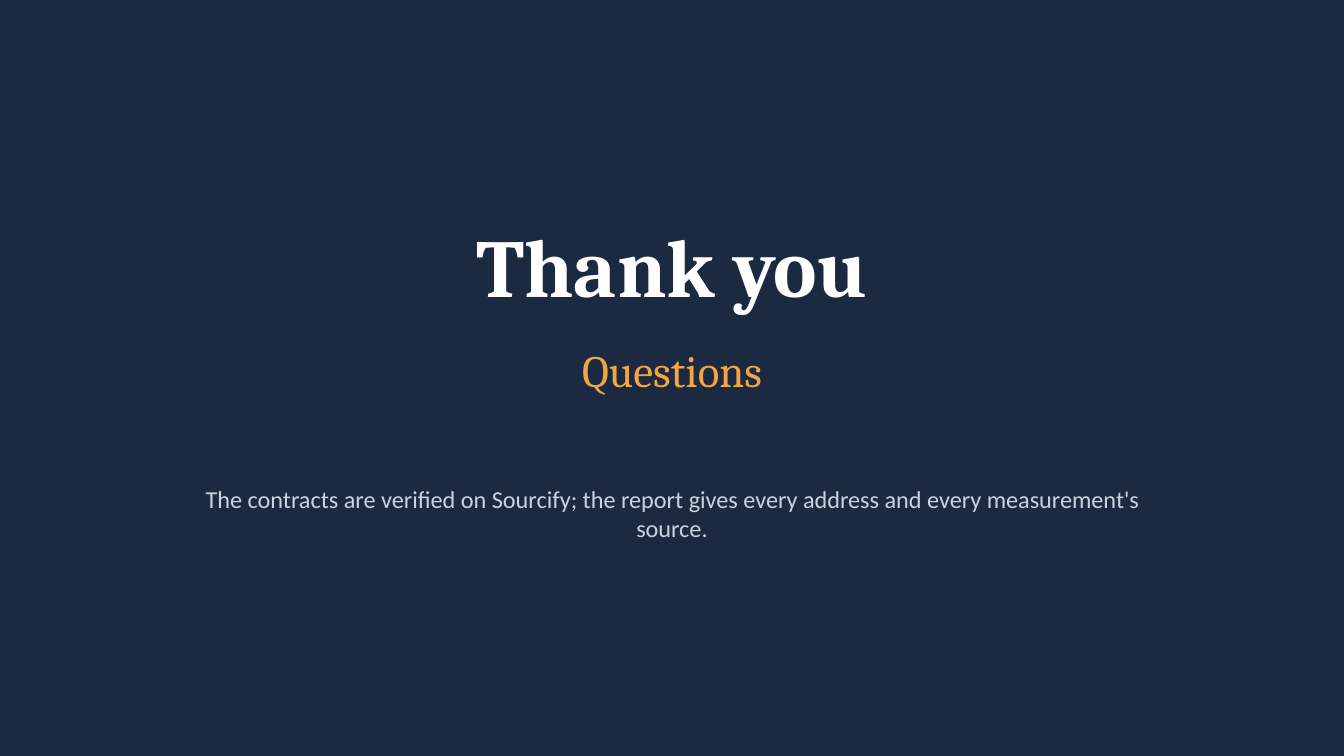
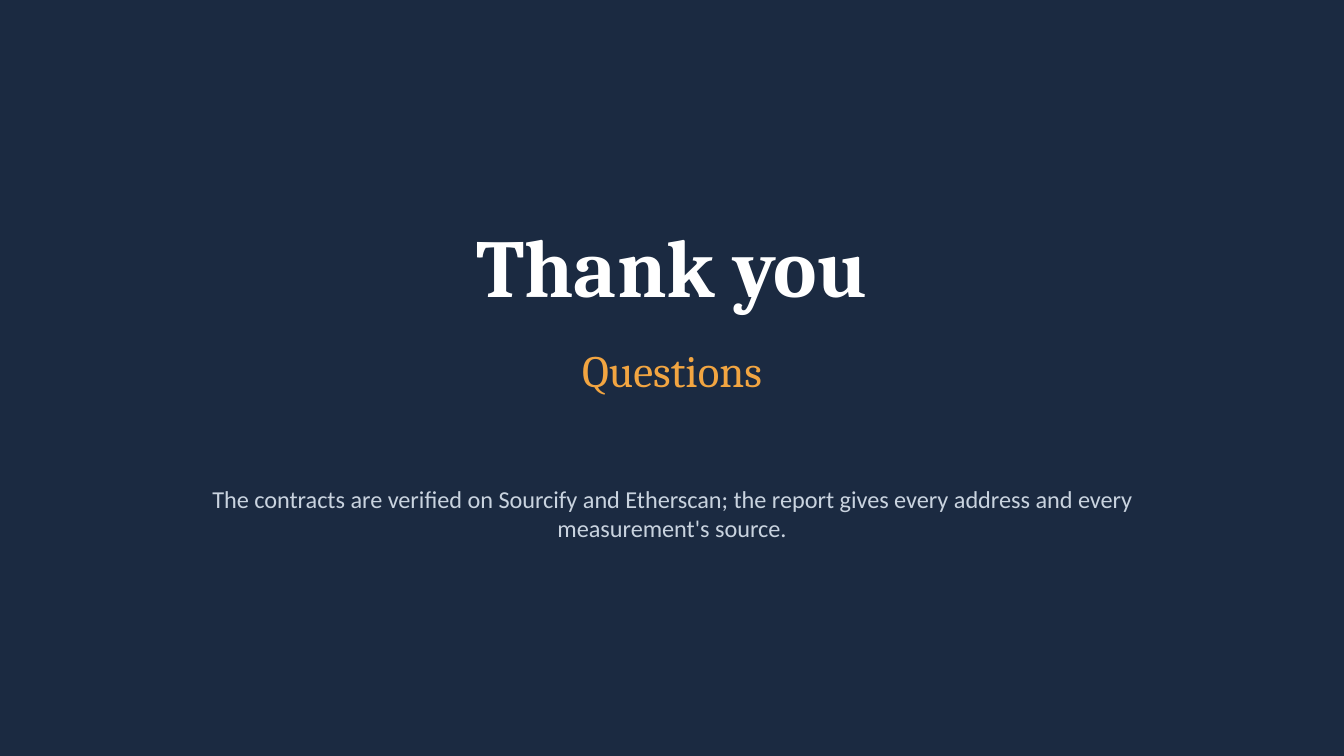
Before and after one commit to Chaitanya-Keyal/decentralized-voting-system, a slide deck: slide 16 of reports/eval2-slides.pptx. Drawn at 1344x756 pixels with LibreOffice and Linux fonts; fonts in the diff are those of the drawing. Boxes give left, top, right and bottom in pixels: in the first picture for what was removed or moved away, otherwise in the second. Text is boxed around its words. In the diff, an @@ line names an element or a change of style, - is before the commit and + after.

Commit message:
docs: the contracts' source is verified on Etherscan too; offer it for source code
All five contracts now have their source verified on Etherscan as well as Sourcify, so the
source-code menu offers Blockscout, Etherscan and Sourcify, and the report, slides and docs say
so. CONTRIBUTING shows how to publish to Etherscan.

```diff
--- a/reports/eval2-slides.pptx
+++ b/reports/eval2-slides.pptx
@@ text at (212, 491, 1132, 537): text changed @@
-The contracts are verified on Sourcify; the report gives every address and every measurement's source.
+The contracts are verified on Sourcify and Etherscan; the report gives every address and every measurement's source.
```
Also in this commit, not shown: 11 other files.
